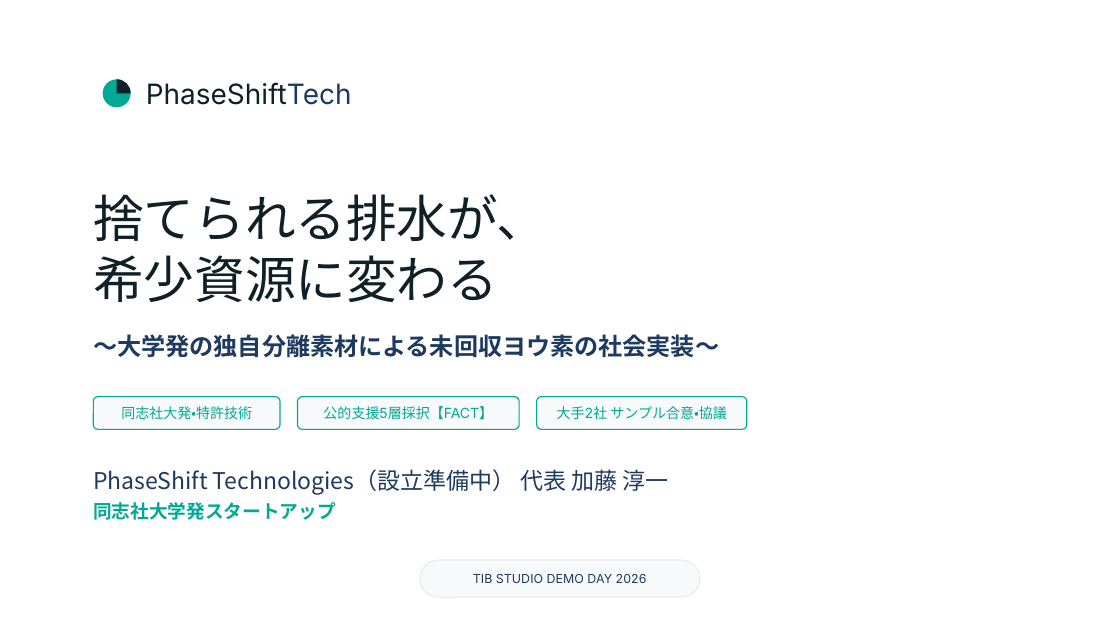
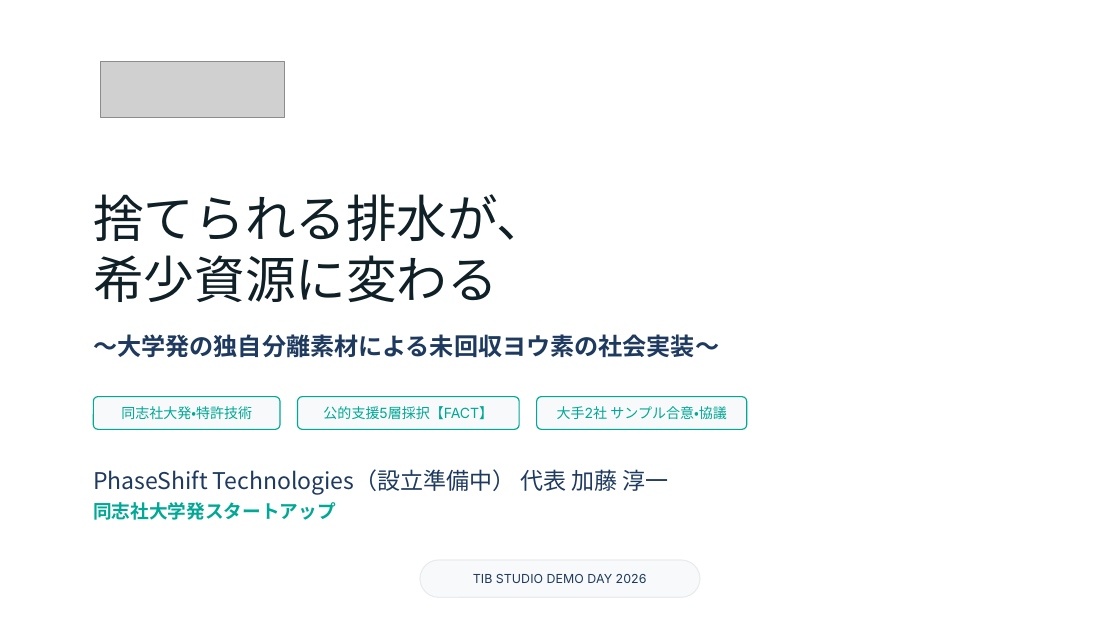
Before and after one commit to junichi3112btm-gif/claude, a slide deck: slide 1 of dglobal/TIB_DEMODAY_デザイン版_是正済_20260829.pptx. Drawn at 1120x630 pixels with LibreOffice and Linux fonts; fonts in the diff are those of the drawing; grey boxes stand for pictures. Boxes give left, top, right and bottom in pixels: in the first picture for what was removed or moved away, otherwise in the second. Text is boxed around its words. In the diff, an @@ line names an element or a change of style, - is before the commit and + after.

```diff
--- a/dglobal/TIB_DEMODAY_デザイン版_是正済_20260829.pptx
+++ b/dglobal/TIB_DEMODAY_デザイン版_是正済_20260829.pptx
@@ picture added at <box>101,62,284,118</box> @@
@@ ellipse removed at <box>103,80,131,108</box> @@
@@ freeform shape removed at <box>116,80,130,93</box> @@
@@ text removed at <box>146,82,352,105</box> @@
-PhaseShiftTech
```
Also in this commit, not shown: 2 other files.
